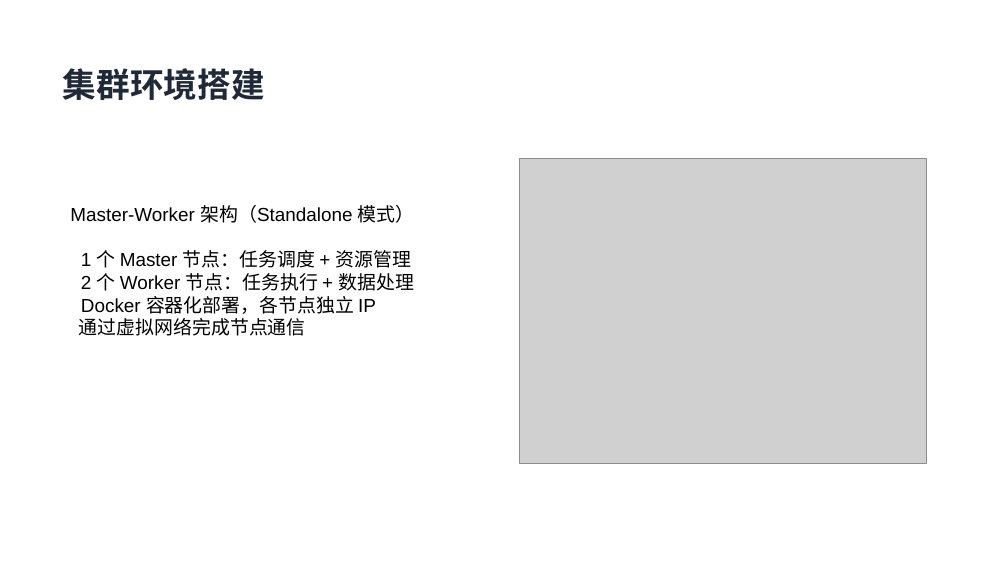
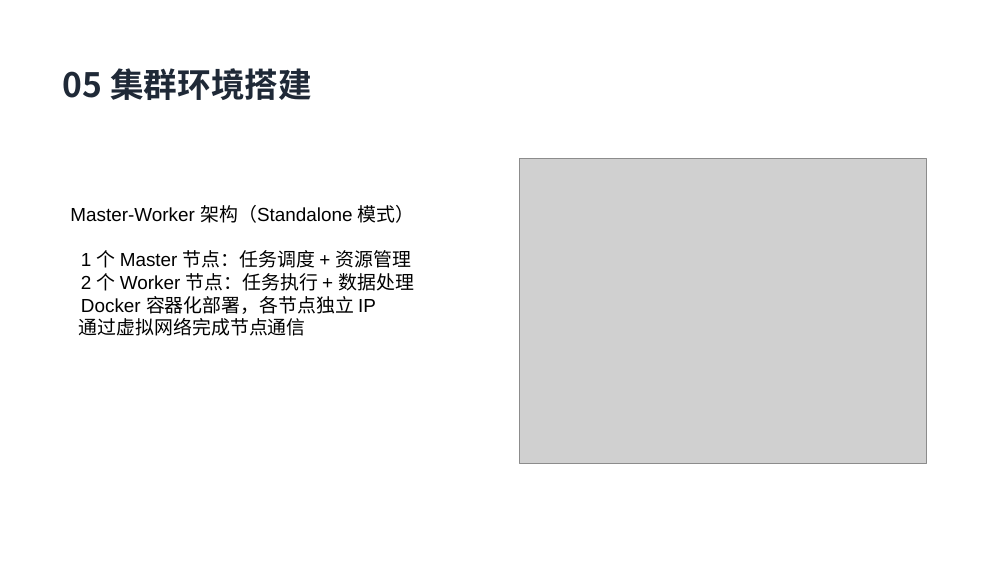
Before and after one commit to fxq45/spark-distributed-lab, a slide deck: slide 9 of docs/基于Apache Spark的分布式计算实验-内容修改.pptx. Drawn at 1008x567 pixels with LibreOffice and Linux fonts; fonts in the diff are those of the drawing; grey boxes stand for pictures. Boxes give left, top, right and bottom in pixels: in the first picture for what was removed or moved away, otherwise in the second. Text is boxed around its words. In the diff, an @@ line names an element or a change of style, - is before the commit and + after.

```diff
--- a/docs/基于Apache Spark的分布式计算实验-内容修改.pptx
+++ b/docs/基于Apache Spark的分布式计算实验-内容修改.pptx
@@ text at <box>63,68,312,100</box>: text changed @@
-集群环境搭建
+05 集群环境搭建
```
Also in this commit, not shown: 11 other slides changed, 1 slide added, 1 slide removed, 8 other files.
